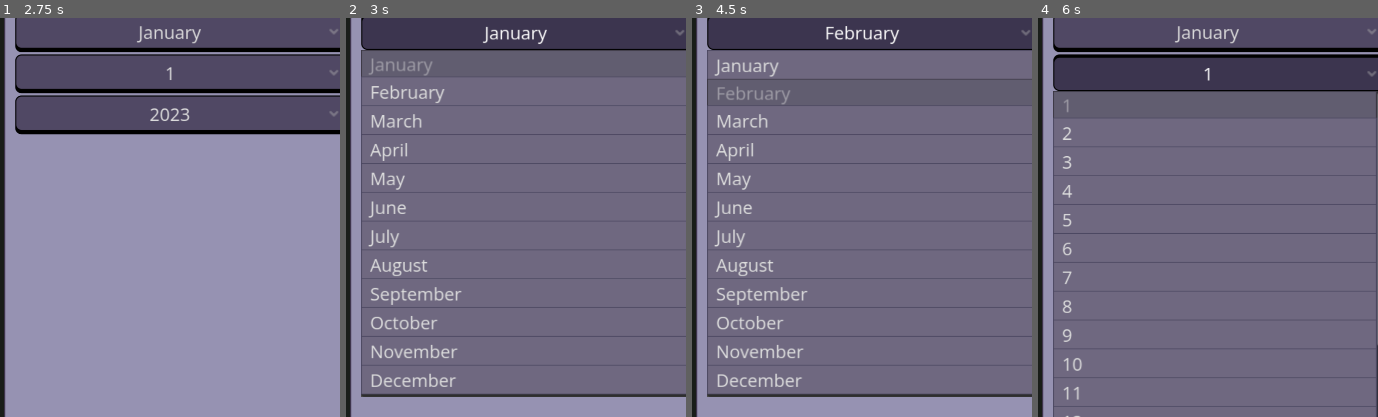
Above: before the commit, frames 1-4 (left to right).
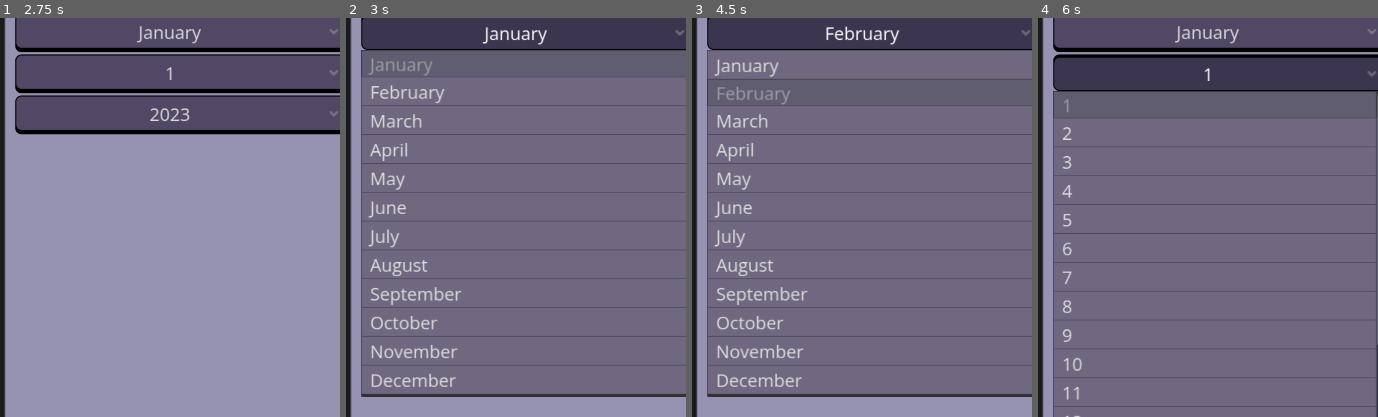
Above: after the commit, the same moments.

Repository: meet-directory/directory-app
Game: Godot game, scene res://app/login_screen/login.tscn
Two runs of this game, one before a commit and one after it. Both use one fixed random seed, a clock stepped at 60 frames per second and the inputs below.
Inputs:
- Up to frame 1 (2.75 s): click "Create Account" at 0.5 s; click "confirm" at 1.25 s; click "confirm" at 2 s
- Up to frame 2 (3 s): click "January" at 2.75 s
- Up to frame 3 (4.5 s): click "February" at 3.5 s; click "February" at 4.25 s
- Up to frame 4 (6 s): click "January" at 5 s; click "1" at 5.75 s
The pictures show only the part of the screen within x 23-73%, y 31-81%; the shares and areas given below are measured in that part.

Frame 1 is identical in both runs. In frame 2, 0.1% of the frame differs, in the area x 40-60%, y 2-7%; in frame 3, 0.2%, in the area x 39-61%, y 2-7%; in frame 4, less than 0.1%.
Error in both runs: Invalid access to property or key 'latitude' on a base object of type 'Nil'. (res://globals/location_service.gd:125)

Commit message:
style update

Diff:
--- a/resources/styles/app_theme.tres
+++ b/resources/styles/app_theme.tres
@@ -55,8 +55,9 @@
 
 [sub_resource type="StyleBoxFlat" id="StyleBoxFlat_etiqk"]
 content_margin_left = 5.0
-content_margin_top = 2.0
+content_margin_top = 6.0
 content_margin_right = 5.0
+content_margin_bottom = 4.0
 bg_color = Color(0.23713186, 0.20946127, 0.31143367, 1)
 border_width_left = 1
 border_width_top = 3
